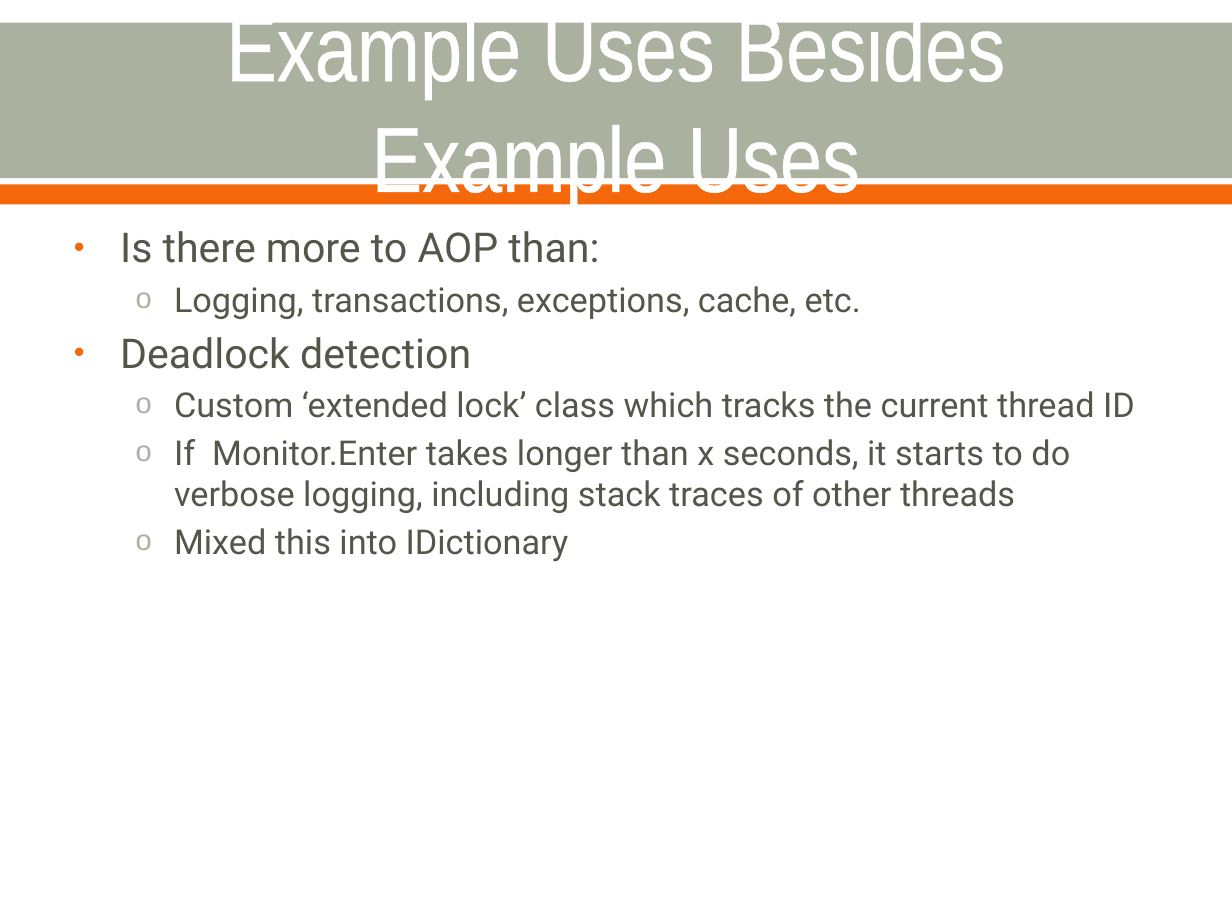
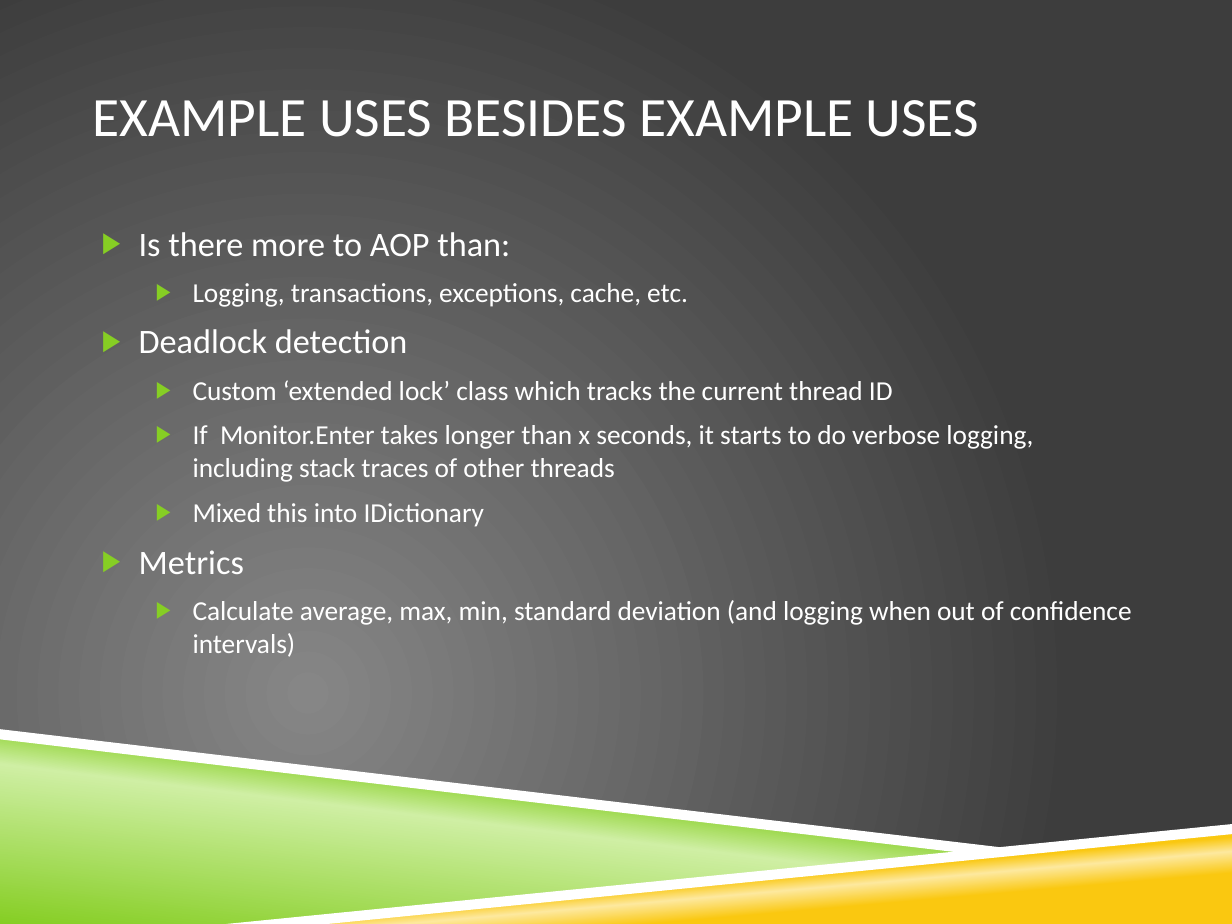
Before and after one commit to bling/AOPDemo, a slide deck: slide 28 of Aspect Oriented Programming.pptx (slide 29 before the commit). Drawn at 1232x924 pixels with LibreOffice and Linux fonts; fonts in the diff are those of the drawing; background and template pictures are left out. Boxes give left, top, right and bottom in pixels: in the first picture for what was removed or moved away, otherwise in the second. Text is boxed around its words. In the diff, an @@ line names an element or a change of style, - is before the commit and + after.

```diff
--- a/Aspect Oriented Programming.pptx
+++ b/Aspect Oriented Programming.pptx
@@ background #FFFFFF to picture (left out) @@
@@ rectangle removed at [0,22,1232,177] @@
@@ title at [92,100,979,137]: text changed; size 54 to 32.4 pt; font Arial Narrow to Calibri @@
-Example Uses Besides Example Uses
+EXAMPLE USES BESIDES EXAMPLE USES
@@ rectangle removed at [0,185,1232,205] @@
@@ text "Is there more to AOP ...": place and size @@
-text "Is there more to AOP ..." at [120,231,1135,562]
+text "Is there more to AOP ..." at [139,232,1132,657]
@@ text at [139,232,1033,527]: size 24 to 20 pt in "Is there more to AOP than:", "Deadlock detection"; font Roboto to Calibri, text colour #55554A to #FFFFFF in "Is there more to AOP than:", "Logging, transactions, exceptions, cache, etc.", "Deadlock detection", "Custom ‘extended lock’ class which tracks the ..." and 2 more places; size 20 to 16 pt in "Logging, transactions, exceptions, cache, etc.", "Custom ‘extended lock’ class which tracks the ...", "If Monitor.Enter takes longer than x seconds, ...", "Mixed this into IDictionary"; bullet • to ▶; more space between paragraphs; bullet colour #F4680B to #86CE24; bullet o to ▶; bullet colour #ABB19F to #86CE24 @@
@@ text at [139,550,1132,657]: paragraphs added @@
+▶ Metrics
+  ▶ Calculate average, max, min, standard deviation (and logging when out of confidence intervals)
@@ freeform shape added at [0,736,976,924], fill gradient #86CE24 to #CFEFA4 @@
@@ freeform shape added at [0,729,1025,854], fill #FFFFFF @@
@@ freeform shape added at [227,824,1232,924], fill #FFFFFF @@
@@ freeform shape added at [244,828,1232,924], fill gradient #FAC810 to #FDE99F @@
```
Also in this commit, not shown: 29 other slides changed, 1 slide removed, 11 other files.
